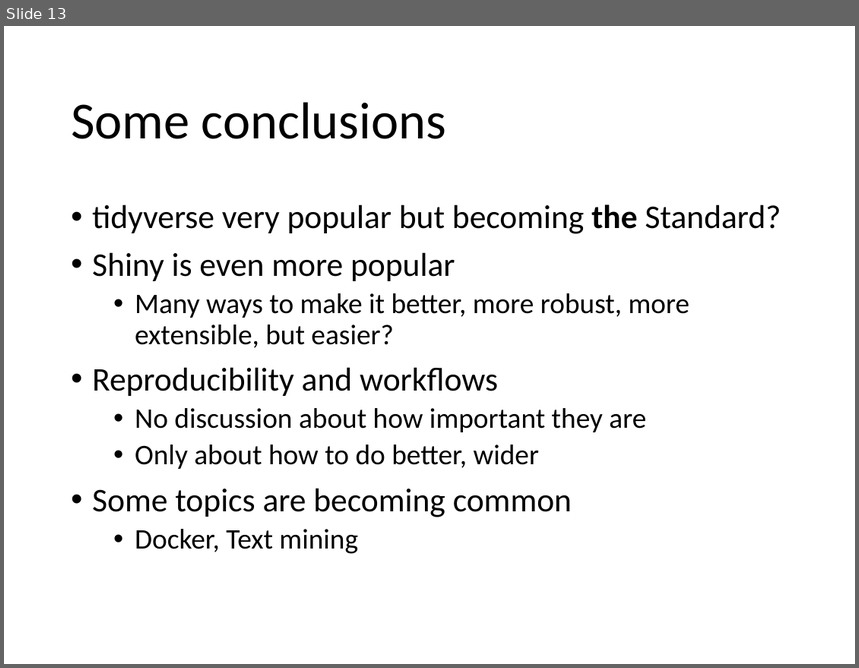
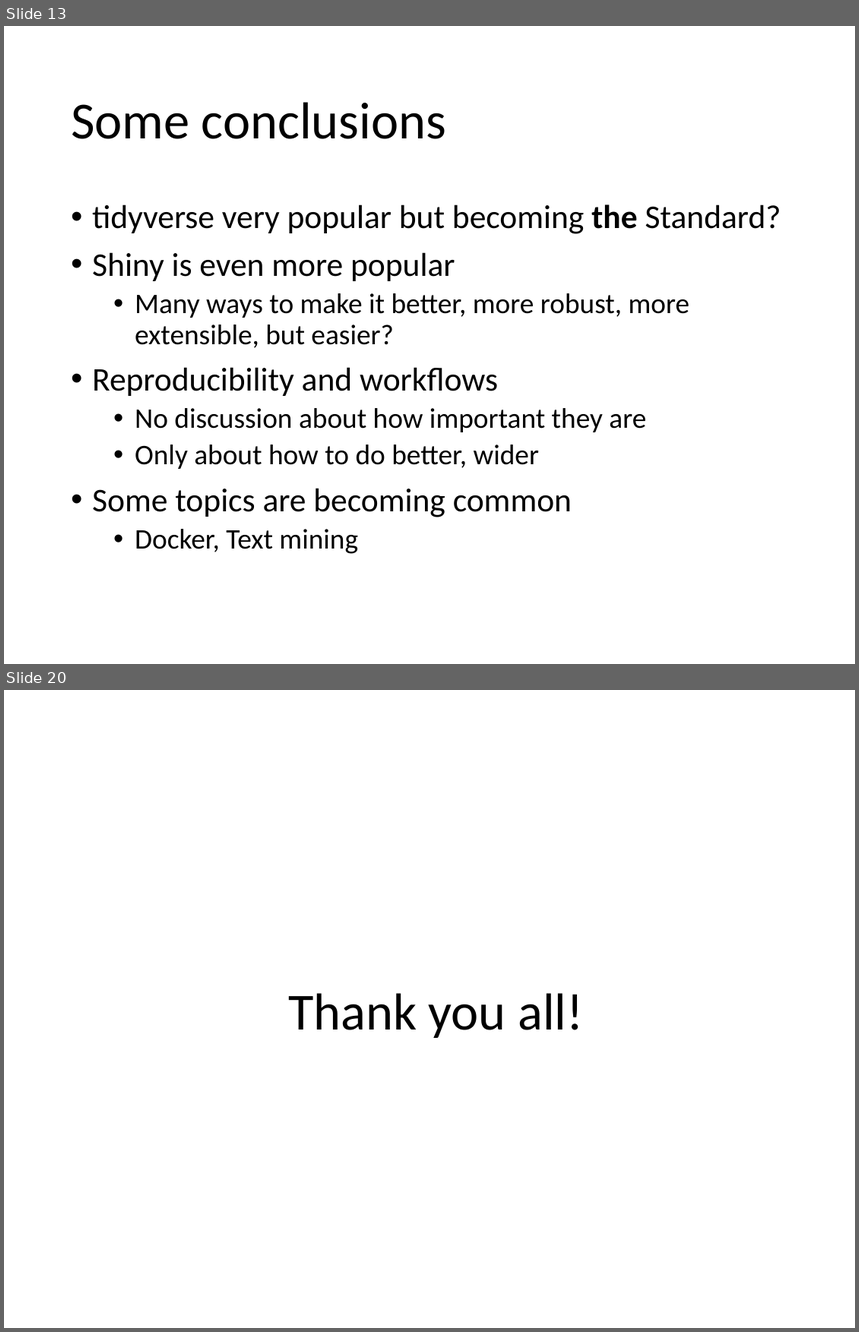
Before and after one commit to alexsanchezpla/2019-09-Lessons_learned_from_UseR2019, a slide deck: Lesssons learned from UseR! 2019.pptx. Shown one above the other, each under a label of ours: slide 13 before the commit, slides 13 and 20 after it; the slides between them are not shown. The pictures are 859x668 and 859x1332 pixels, drawn with LibreOffice and Linux fonts; fonts in the diff are those of the drawing. Boxes give left, top, right and bottom in pixels: in the first picture for what was removed or moved away, otherwise in the second. Text is boxed around its words. In the diff, an @@ line names an element or a change of style, - is before the commit and + after.

```diff
--- a/Lesssons learned from UseR! 2019.pptx
+++ b/Lesssons learned from UseR! 2019.pptx
@@ slide 20 added at box(4, 690, 855, 1328), background #FFFFFF @@
@@ title added at box(288, 993, 583, 1038), 44 pt, text #000000 @@
+Thank you all!
```
Also in this commit, not shown: 6 other slides added.
